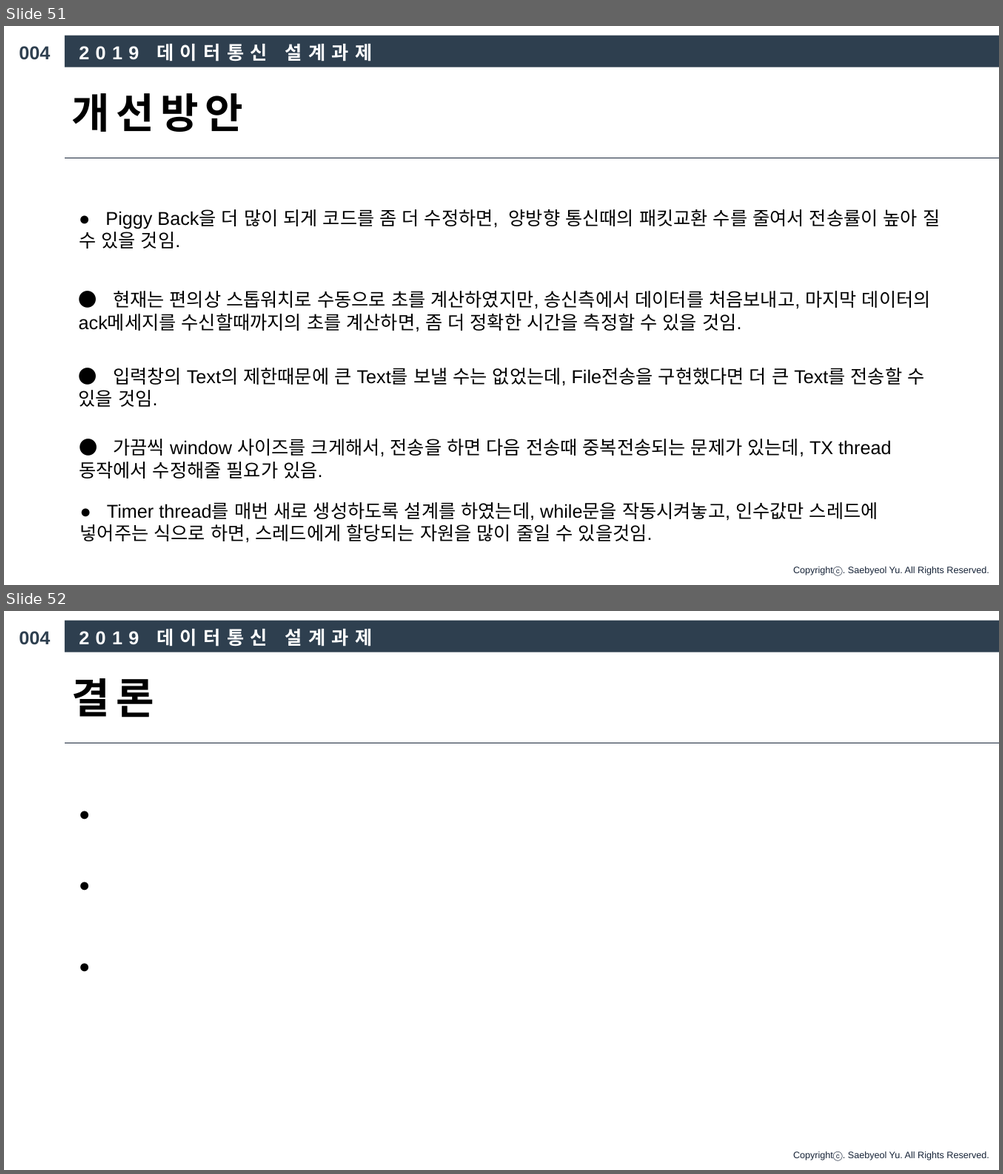
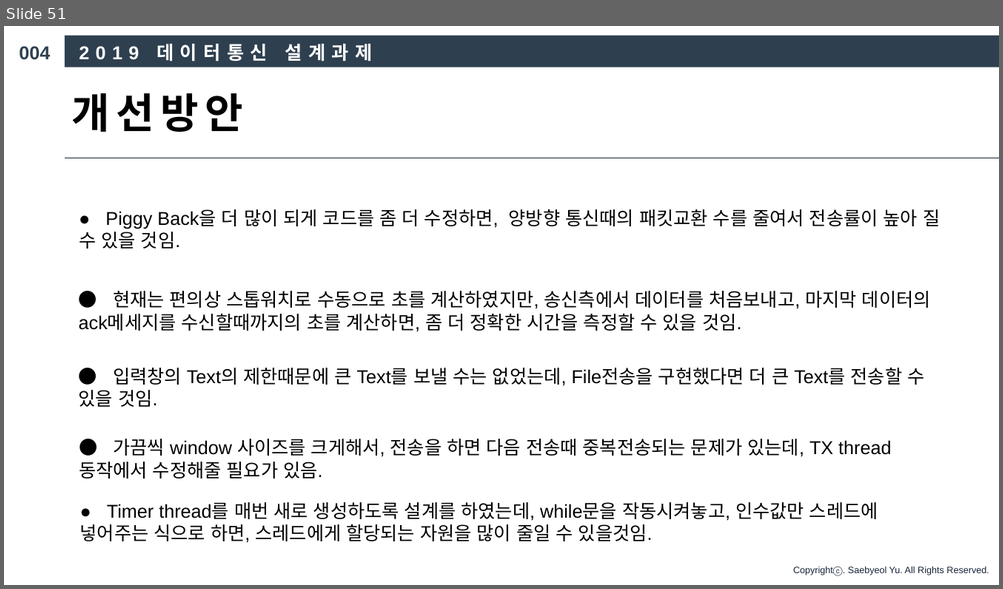
Before and after one commit to chattermproject2019/chatting_TCP, a slide deck: 4조 데이터통신 발표 PPT.pptx. Shown one above the other, each under a label of ours: slides 51 and 52 before the commit, slide 51 after it. The pictures are 1003x1174 and 1003x589 pixels, drawn with LibreOffice and Linux fonts; fonts in the diff are those of the drawing. Boxes give left, top, right and bottom in pixels: in the first picture for what was removed or moved away, otherwise in the second. Text is boxed around its words. In the diff, an @@ line names an element or a change of style, - is before the commit and + after.

```diff
--- a/4조 데이터통신 발표 PPT.pptx
+++ b/4조 데이터통신 발표 PPT.pptx
@@ slide 52 removed at [4,611,999,1170], background #FFFFFF; not listed: 1 template element that a slide beside it also shows @@
@@ text removed at [19,631,50,645] @@
-004
@@ rectangle removed at [65,620,999,652] @@
@@ text removed at [79,629,373,647] @@
-2019 데이터통신 설계과제
@@ text removed at [72,678,154,718] @@
-결론
@@ line removed from (65, 743) to (999, 743) @@
@@ text removed at [72,788,952,830] @@
-●
@@ text removed at [72,869,952,899] @@
-●
@@ text removed at [72,951,952,981] @@
-●
```
Also in this commit, not shown: 1 slide changed, 1 slide added, 1 other slide removed, 59 other files.
